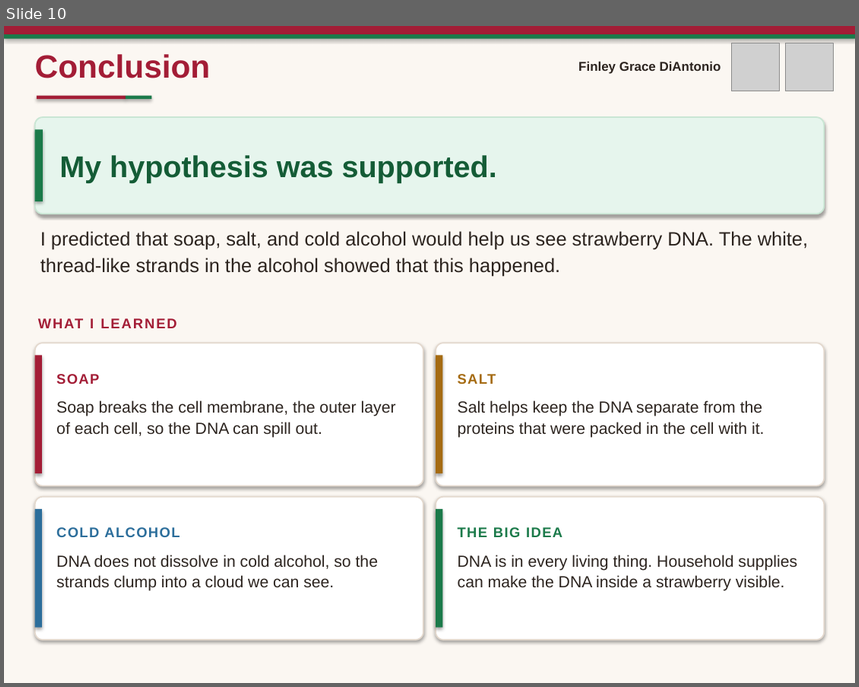
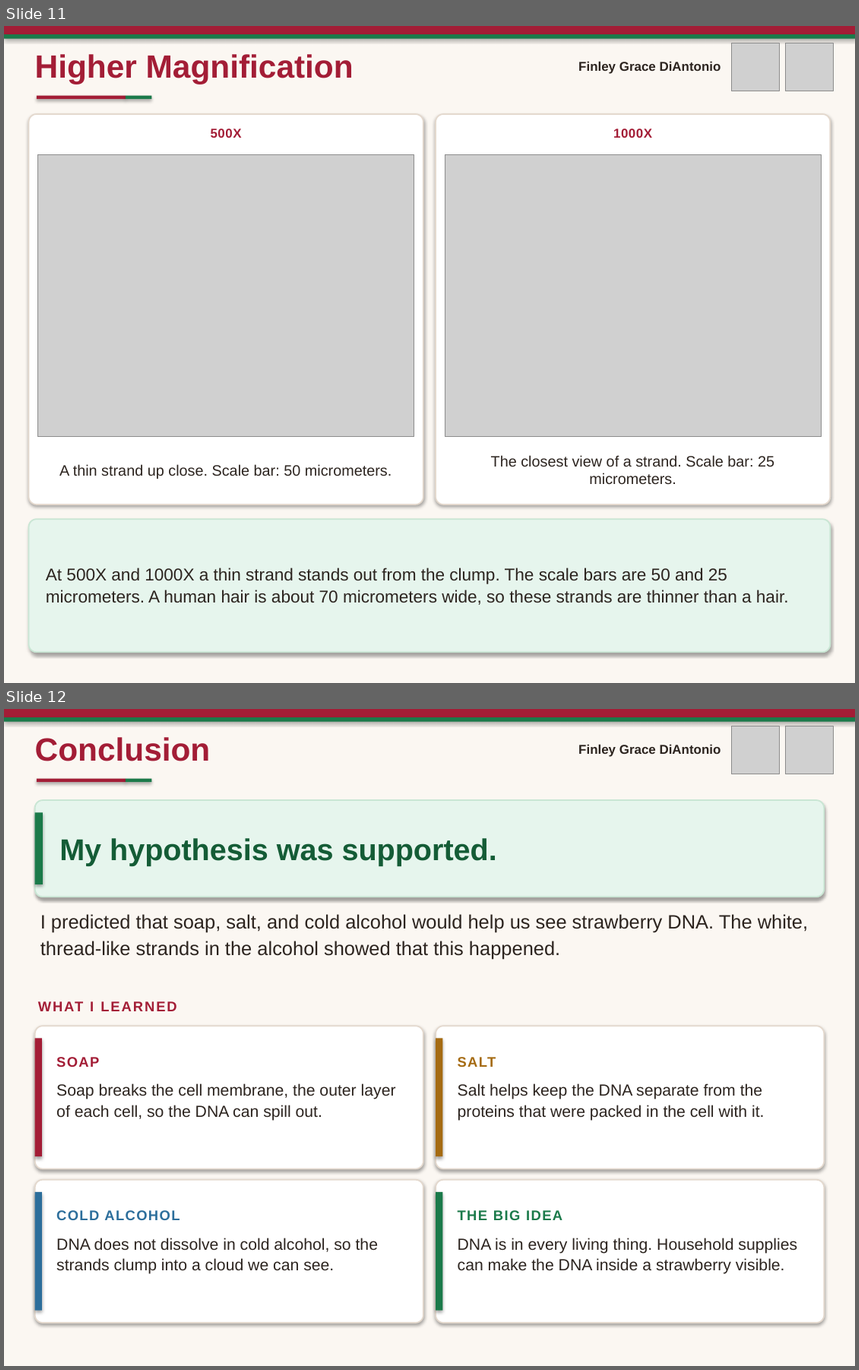
Before and after one commit to cbdiant/Cursor, a slide deck: Strawberry DNA Extraction Science Fair.pptx. Shown one above the other, each under a label of ours: slide 10 before the commit, slides 11 and 12 after it. The pictures are 859x687 and 859x1370 pixels, drawn with LibreOffice and Linux fonts; fonts in the diff are those of the drawing; grey boxes stand for pictures. Boxes give left, top, right and bottom in pixels: in the first picture for what was removed or moved away, otherwise in the second. Text is boxed around its words. In the diff, an @@ line names an element or a change of style, - is before the commit and + after.

```diff
--- a/Strawberry DNA Extraction Science Fair.pptx
+++ b/Strawberry DNA Extraction Science Fair.pptx
@@ slide 11 added at box(4, 26, 855, 683), background #FBF7F2 @@
@@ rectangle added at box(4, 26, 855, 34), fill #A31D36 @@
@@ rectangle added at box(4, 34, 855, 39), fill #1B7A4A @@
@@ picture added at box(731, 43, 779, 91) @@
@@ picture added at box(785, 43, 833, 91) @@
@@ text added at box(35, 54, 354, 85), 30 pt, text #A31D36, bold @@
+Higher Magnification
@@ text added at box(579, 61, 721, 74), 12 pt, text #2C241F, bold @@
+Finley Grace DiAntonio
@@ rounded rectangle added at box(29, 114, 424, 505), fill #FFFFFF, outline #E4D9CE 1.25 pt @@
@@ rectangle added at box(37, 96, 126, 99), fill #A31D36 @@
@@ rectangle added at box(126, 96, 151, 99), fill #1B7A4A @@
@@ rounded rectangle added at box(436, 114, 830, 505), fill #FFFFFF, outline #E4D9CE 1.25 pt @@
@@ text added at box(211, 129, 242, 138), 12 pt, text #A31D36, bold @@
+500X
@@ text added at box(614, 129, 652, 138), 12 pt, text #A31D36, bold @@
+1000X
@@ picture added at box(38, 154, 414, 436) @@
@@ picture added at box(445, 154, 821, 436) @@
@@ text added at box(491, 455, 775, 484), 14 pt, text #2C241F @@
+The closest view of a strand. Scale bar: 25 micrometers.
@@ text added at box(59, 465, 392, 479), 14 pt, text #2C241F @@
+A thin strand up close. Scale bar: 50 micrometers.
@@ rounded rectangle added at box(29, 520, 830, 653), fill #E6F5ED, outline #C9E6D4 1.25 pt @@
@@ text added at box(46, 568, 789, 605), 16 pt, text #2C241F @@
+At 500X and 1000X a thin strand stands out from the clump. The scale bars are 50 and 25 micrometers. A human hair is about 70 micrometers wide, so these strands are thinner than a hair.
@@ what was slide 10 is now slide 12 @@
```
Also in this commit, not shown: 2 slides changed, 1 other slide added, 6 other files.
